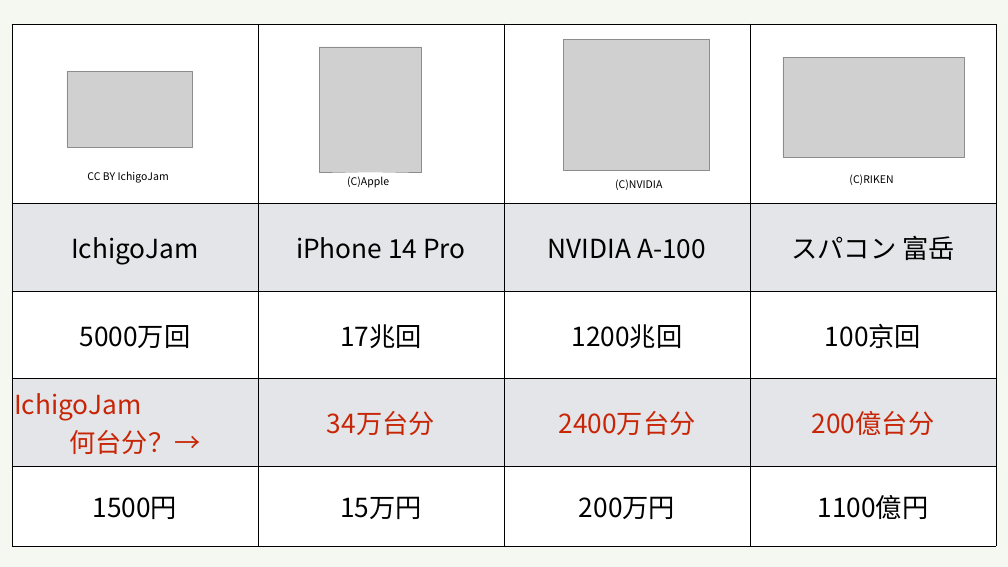
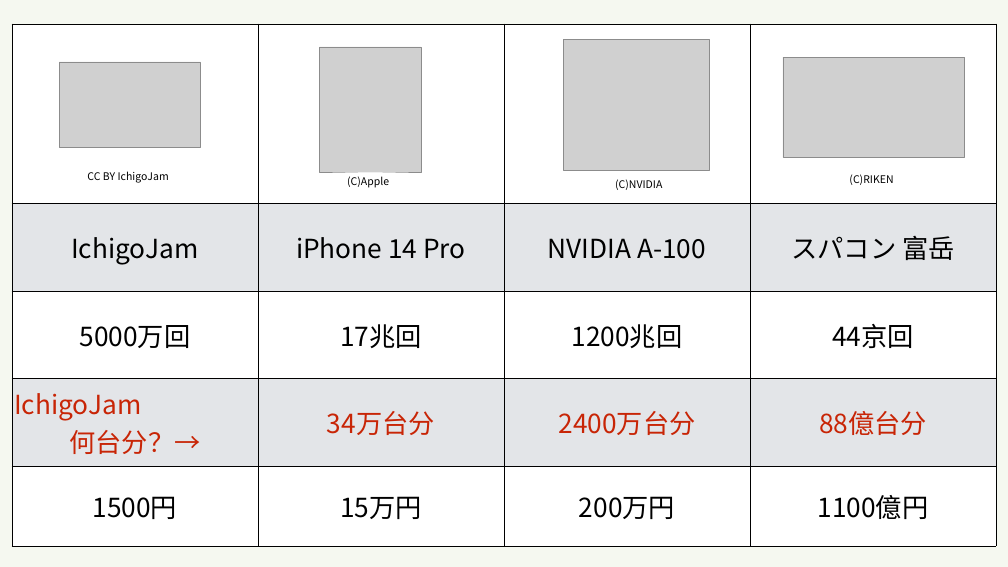
Before and after one commit to IchigoJam/slide, a slide deck: slide 2 of cpu/cpu.pptx. Drawn at 1008x567 pixels with LibreOffice and Linux fonts; fonts in the diff are those of the drawing; grey boxes stand for pictures; background and template pictures are left out. Boxes give left, top, right and bottom in pixels: in the first picture for what was removed or moved away, otherwise in the second. Text is boxed around its words. In the diff, an @@ line names an element or a change of style, - is before the commit and + after.

```diff
--- a/cpu/cpu.pptx
+++ b/cpu/cpu.pptx
@@ table at (12, 24, 996, 546) @@
-row 3, column 4: 100京回
+row 3, column 4: 44京回
-row 4, column 4: 200億台分
+row 4, column 4: 88億台分
@@ picture: place and size @@
-picture at (67, 71, 192, 147)
+picture at (59, 62, 200, 147)
```
Also in this commit, not shown: 1 slide added, 4 other files.
